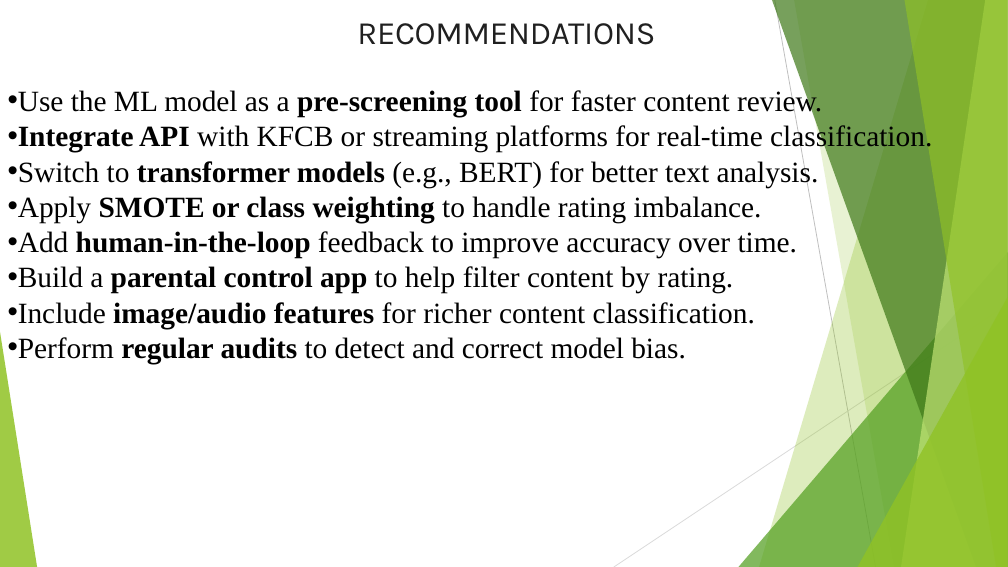
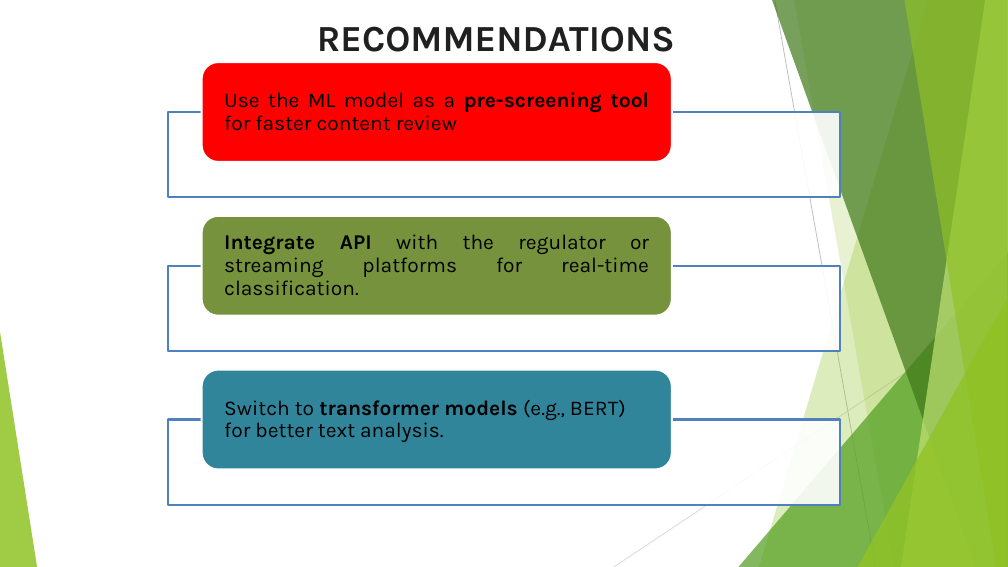
Before and after one commit to cminyade/Data_Alchemists, a slide deck: slide 13 of audiovisual_presentation.pptx (slide 11 before the commit). Drawn at 1008x567 pixels with LibreOffice and Linux fonts; fonts in the diff are those of the drawing. Boxes give left, top, right and bottom in pixels: in the first picture for what was removed or moved away, otherwise in the second. Text is boxed around its words. In the diff, an @@ line names an element or a change of style, - is before the commit and + after.

```diff
--- a/audiovisual_presentation.pptx
+++ b/audiovisual_presentation.pptx
@@ title "RECOMMENDATIONS" moved from (x1=357, y1=23, x2=655, y2=45) to (x1=317, y1=26, x2=675, y2=52) @@
@@ title "RECOMMENDATIONS" at (x1=317, y1=26, x2=675, y2=52): size 31 to 35 pt, letter spacing -0.2 to 0 pt, bold on; indent changed @@
@@ text removed at (x1=18, y1=88, x2=932, y2=364) @@
-• Use the ML model as a pre-screening tool for faster content review.
-• Integrate API with KFCB or streaming platforms for real-time classification.
-• Switch to transformer models (e.g., BERT) for better text analysis.
-• Apply SMOTE or class weighting to handle rating imbalance.
-• Add human-in-the-loop feedback to improve accuracy over time.
-• Build a parental control app to help filter content by rating.
-• Include image/audio features for richer content classification.
-• Perform regular audits to detect and correct model bias.
@@ group added at (x1=168, y1=62, x2=840, y2=505): 3 rectangles, 3 rounded rectangles, 3 texts @@
+Use the ML model as a pre-screening tool for faster content review
+Integrate API with the regulator or streaming platforms for real-time classification.
+Switch to transformer models (e.g., BERT) for better text analysis.
```
Also in this commit, not shown: 8 other slides changed, 8 slides added, 4 slides removed, 2 other files.
